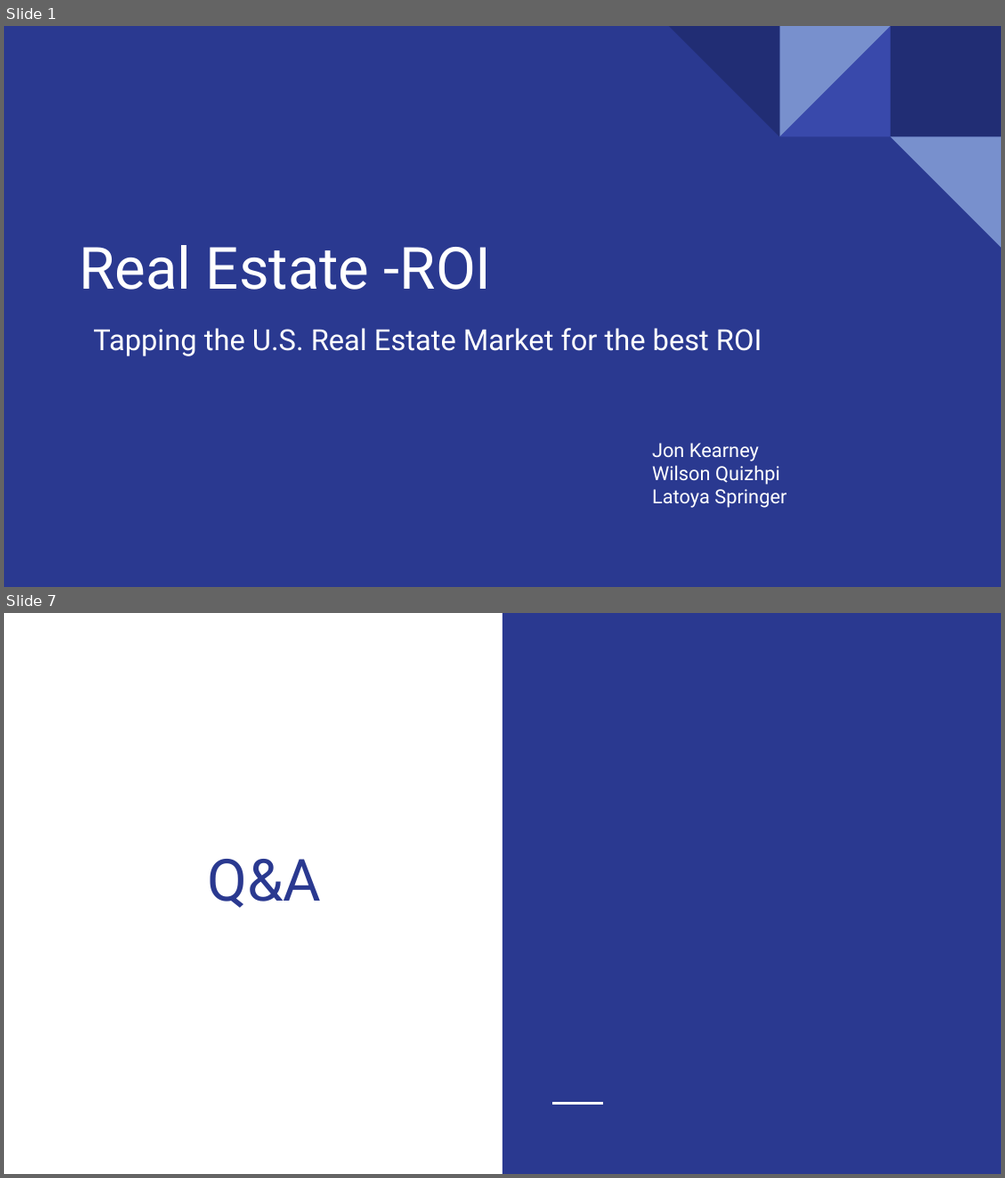
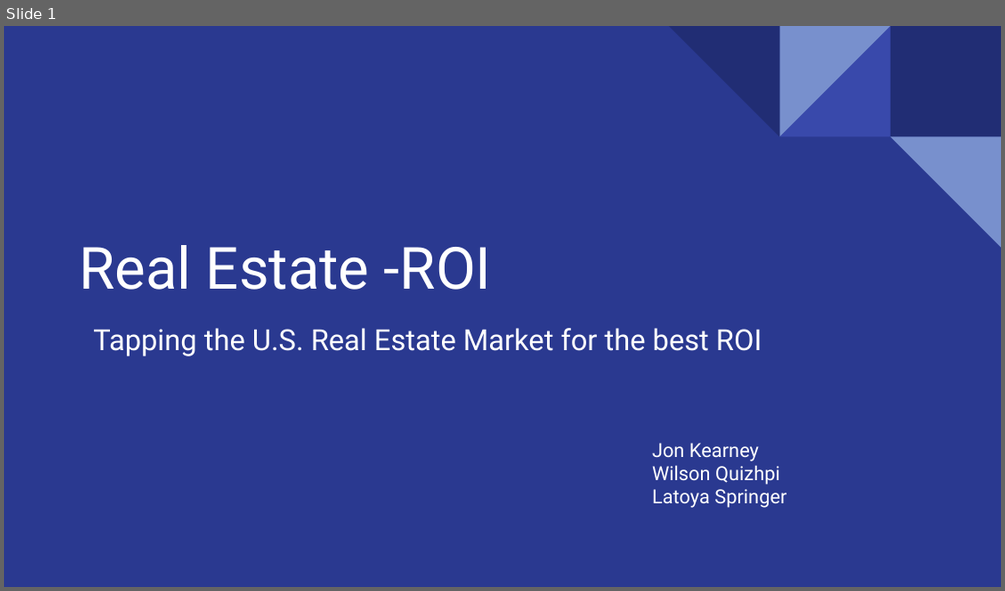
Before and after one commit to quizh001/Project-One, a slide deck: Case study.pptx. Shown one above the other, each under a label of ours: slides 1 and 7 before the commit, slide 1 after it; the slides between them are not shown. The pictures are 1005x1178 and 1005x591 pixels, drawn with LibreOffice and Linux fonts; fonts in the diff are those of the drawing. Boxes give left, top, right and bottom in pixels: in the first picture for what was removed or moved away, otherwise in the second. Text is boxed around its words. In the diff, an @@ line names an element or a change of style, - is before the commit and + after.

```diff
--- a/Case study.pptx
+++ b/Case study.pptx
@@ slide 7 removed at <box>4,613,1001,1174</box>, background #FFFFFF @@
@@ rectangle removed at <box>502,613,1001,1173</box> @@
@@ title removed at <box>207,859,321,908</box> @@
-Q&A
@@ line removed from (552, 1103) to (603, 1103) @@
```
Also in this commit, not shown: 3 slides changed, 7 slides added, 2 other slides removed.
